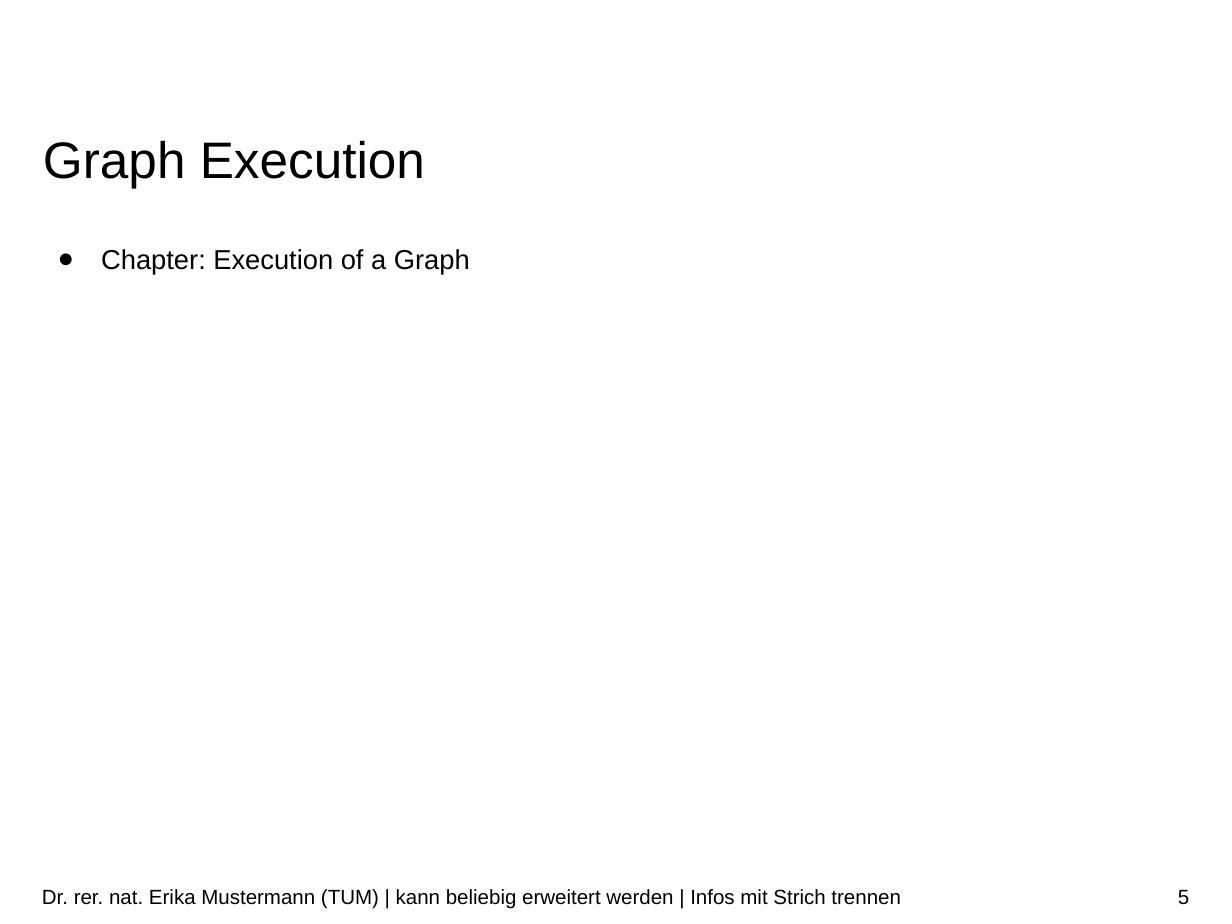
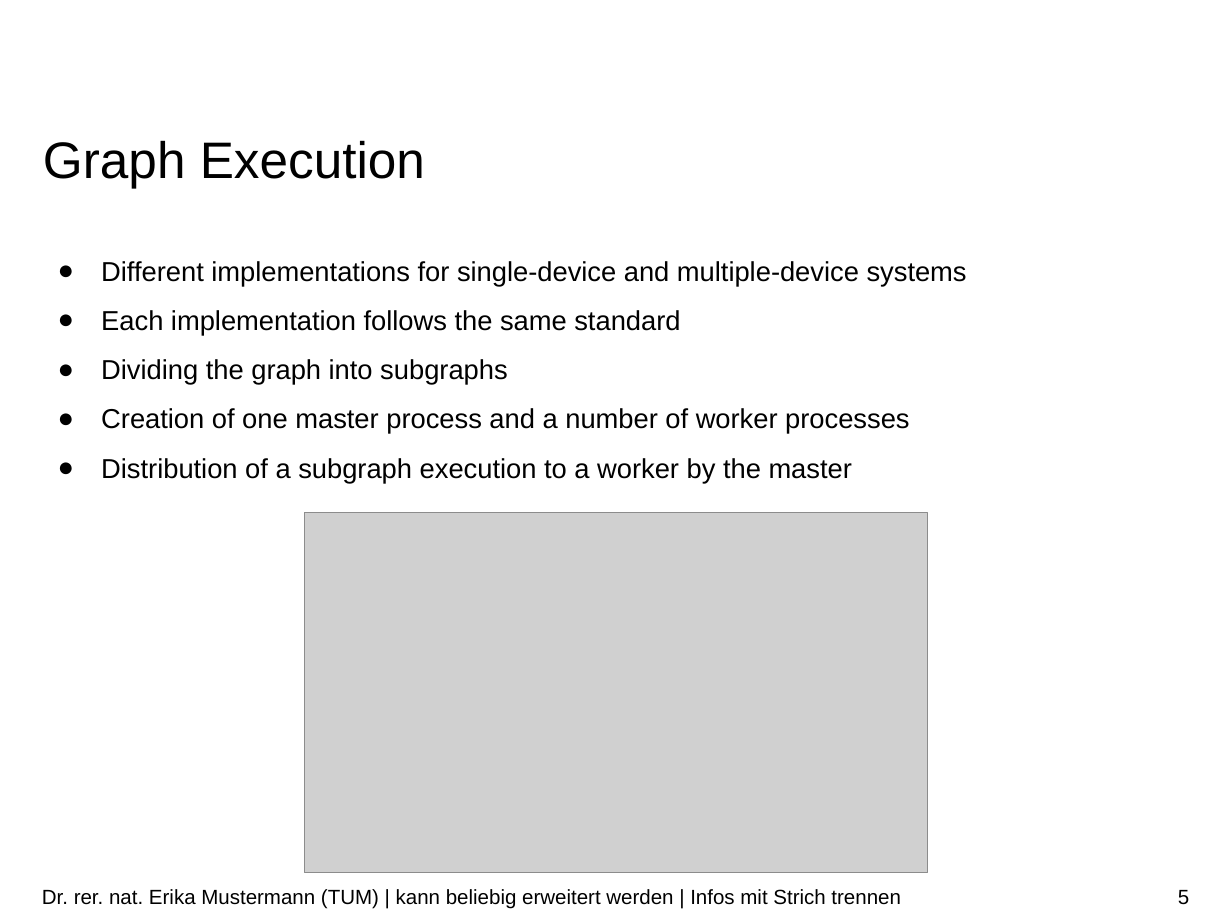
Before and after one commit to ekm01/EPHPC, a slide deck: slide 5 of Presentation/EPHPC_Presentation.odp. Drawn at 1232x924 pixels with LibreOffice and Linux fonts; fonts in the diff are those of the drawing; grey boxes stand for pictures; background and template pictures are left out. Boxes give left, top, right and bottom in pixels: in the first picture for what was removed or moved away, otherwise in the second. Text is boxed around its words. In the diff, an @@ line names an element or a change of style, - is before the commit and + after.

Commit message:
at distributed implementation

```diff
--- a/Presentation/EPHPC_Presentation.odp
+++ b/Presentation/EPHPC_Presentation.odp
@@ text at (101,261,967,483): text changed @@
-● Chapter: Execution of a Graph
+● Different implementations for single-device and multiple-device systems
+● Each implementation follows the same standard
+● Dividing the graph into subgraphs
+● Creation of one master process and a number of worker processes
+● Distribution of a subgraph execution to a worker by the master
@@ picture added at (304,513,928,872) @@
```
Also in this commit, not shown: 4 other slides changed, 3 other files.
